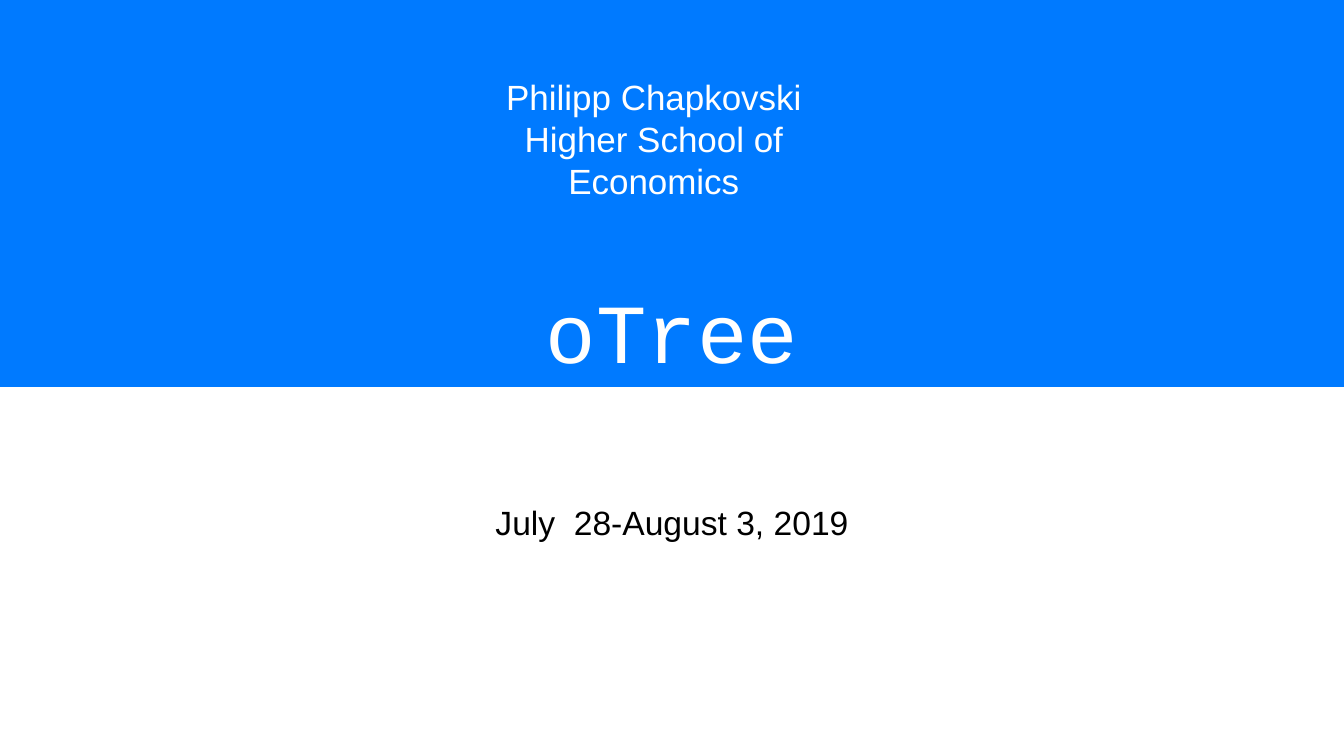
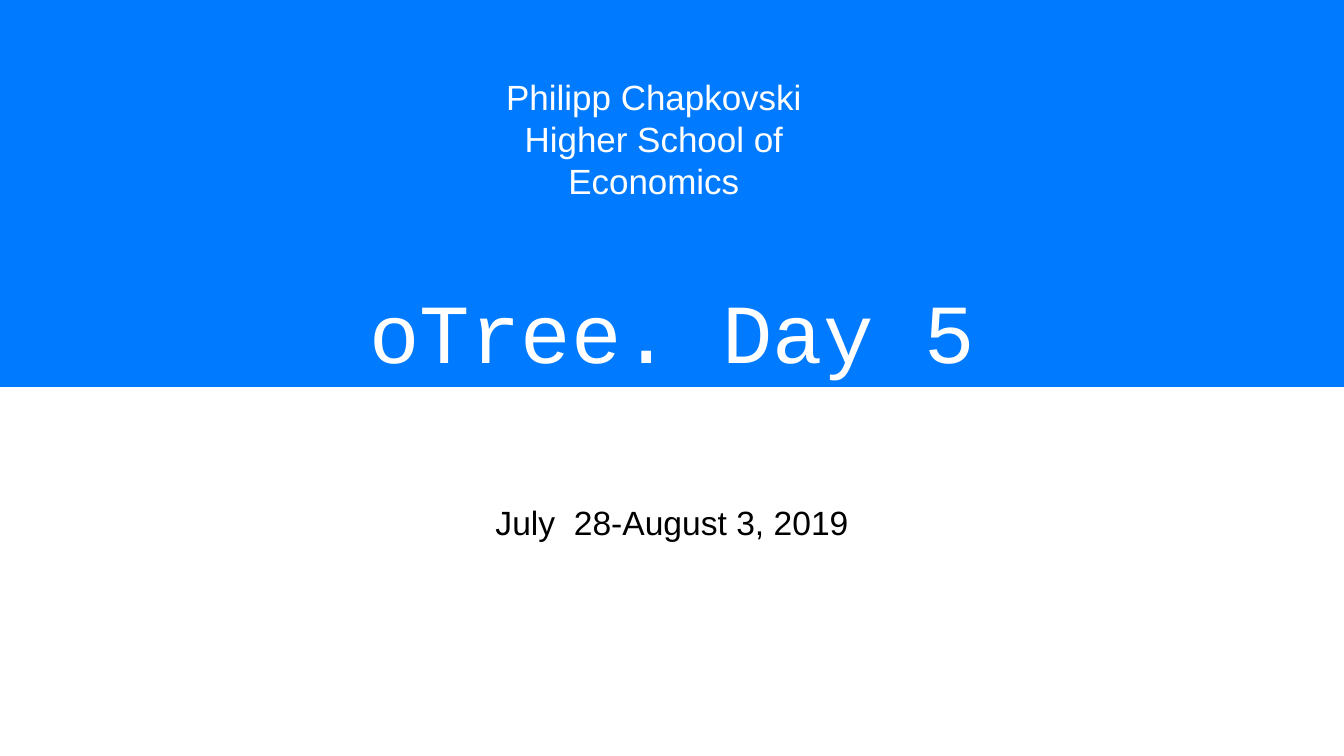
Before and after one commit to chapkovski/uncertainty-summer-school, a slide deck: slide 1 of presentations/frankfurt_july_2019 day5.pptx. Drawn at 1344x756 pixels with LibreOffice and Linux fonts; fonts in the diff are those of the drawing. Boxes give left, top, right and bottom in pixels: in the first picture for what was removed or moved away, otherwise in the second. Text is boxed around its words. In the diff, an @@ line names an element or a change of style, - is before the commit and + after.

```diff
--- a/presentations/frankfurt_july_2019 day5.pptx
+++ b/presentations/frankfurt_july_2019 day5.pptx
@@ title at box(370, 307, 974, 381): text changed @@
-oTree
+oTree. Day 5
```
Also in this commit, not shown: 43 slides removed, 4 other files.
